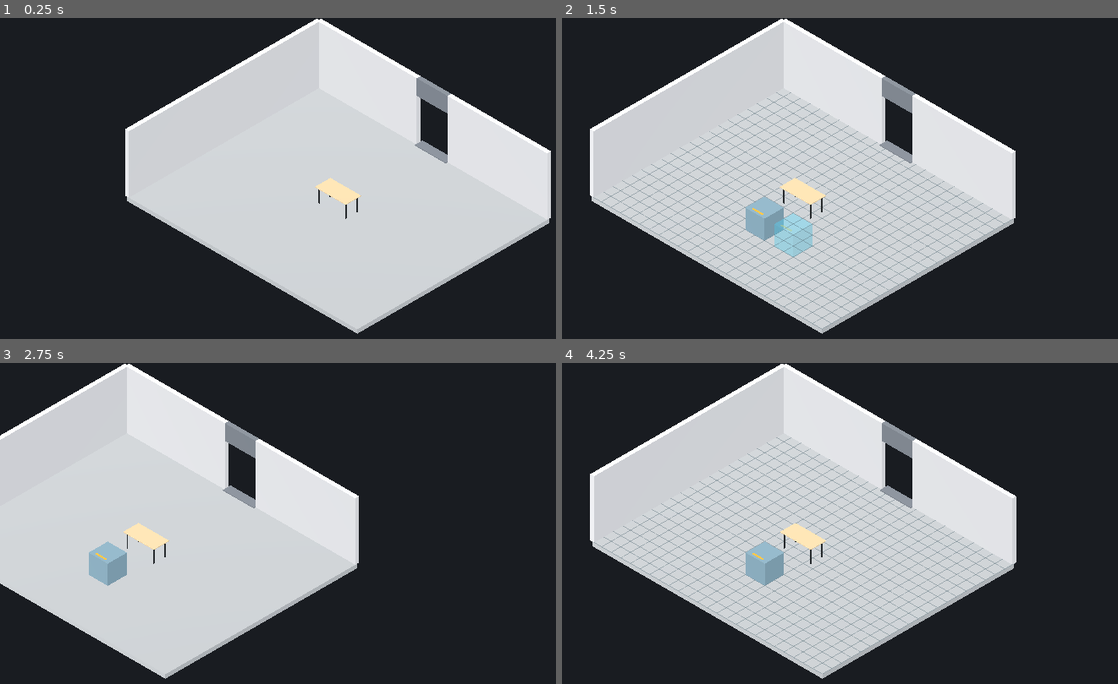
Above: before the commit, frames 1-4 (two rows, left to right).
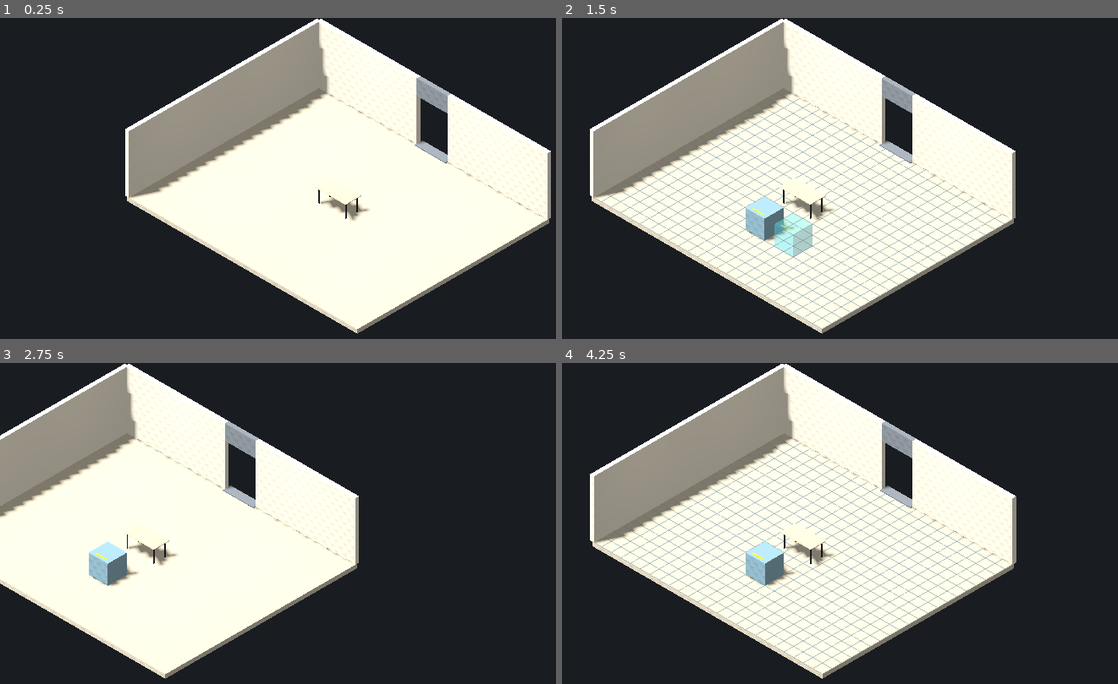
Above: after the commit, the same moments.

Repository: pestovstop-coder/Press
Game: Godot game, scene res://scenes/main.tscn
The game is run twice, just before and just after one commit, with the same random seed, the same clock (stepped at 60 frames per second) and the same inputs.
Inputs (mouse positions are in pixels of both pictures, inside the frame that each line leads up to):
- Up to frame 1 (0.25 s): no input
- Up to frame 2 (1.5 s): tap Enter at 0.5 s; move the mouse to (1051, 188) at 0.52 s; hold D 0.53-1.25 s; tap B at 0.6 s; click (1051, 188) at 0.67 s; drag from (762, 226) to (867, 284) at 1.27 s
- Up to frame 3 (2.75 s): tap Space at 2 s; move the mouse to (405, 468) at 2.02 s; hold D from 2.03 s (still down); tap B at 2.1 s
- Up to frame 4 (4.25 s): release D at 2.75 s; drag from (867, 629) to (695, 494) at 2.77 s; tap Enter at 3.5 s; move the mouse to (1101, 610) at 3.52 s; hold A from 3.53 s (still down); tap B at 3.6 s

The runs differ from the first frame. In frame 1, 43% of the frame differs, in the area x 22-100%, y 1-99%; in frame 2, 43%; in frame 3, 39%; in frame 4, 43%.

Commit message:
TASK 005: floor and lighting pass
Co-authored-by: arena-agent <297053741+arena-agent@users.noreply.github.com>

Diff:
--- a/assets/materials/floor.tres
+++ b/assets/materials/floor.tres
@@ -1,7 +1,17 @@
-[gd_resource type="StandardMaterial3D" format=3]
+[gd_resource type="StandardMaterial3D" load_steps=2 format=3]
 
-; Neutral temporary material — floor. Replace freely when real assets arrive.
+; TASK 005: commercial PVC linoleum, temporary visual reference.
+; Authored seamless 128px tile: #B7B1A3 with subtle grey/sand variation.
+; World triplanar mapping: 2 repeats/metre = 0.5m tile, independent of BoxMesh UVs.
+[ext_resource type="Texture2D" path="res://assets/materials/textures/linoleum_speckle.png" id="1_linoleum"]
+
 [resource]
-albedo_color = Color(0.68, 0.70, 0.72, 1)
-roughness = 0.95
+albedo_color = Color(1, 1, 1, 1)
+albedo_texture = ExtResource("1_linoleum")
+roughness = 0.92
 metallic = 0.0
+metallic_specular = 0.25
+texture_filter = 5
+uv1_triplanar = true
+uv1_world_triplanar = true
+uv1_scale = Vector3(2, 2, 2)
--- a/assets/materials/wall.tres
+++ b/assets/materials/wall.tres
@@ -1,7 +1,7 @@
 [gd_resource type="StandardMaterial3D" format=3]
 
-; Neutral temporary material — walls. Replace freely when real assets arrive.
+; TASK 005: matte light grey-beige (#D4D0C5); no decorative texture.
 [resource]
-albedo_color = Color(0.82, 0.83, 0.85, 1)
-roughness = 0.9
+albedo_color = Color(0.831373, 0.815686, 0.772549, 1)
+roughness = 0.92
 metallic = 0.0
--- a/scenes/main.tscn
+++ b/scenes/main.tscn
@@ -32,8 +32,8 @@
 background_mode = 1
 background_color = Color(0.1, 0.11, 0.13, 1)
 ambient_light_source = 2
-ambient_light_color = Color(0.65, 0.68, 0.72, 1)
-ambient_light_energy = 0.7
+ambient_light_color = Color(0.96, 0.95, 0.92, 1)
+ambient_light_energy = 0.45
 ambient_light_sky_contribution = 0.0
 
 [node name="Main" type="Node3D"]
@@ -42,9 +42,16 @@
 environment = SubResource("Environment_room")
 
 [node name="Sun" type="DirectionalLight3D" parent="."]
-transform = Transform3D(0.819152, -0.42625, 0.383798, 0, 0.669131, 0.743145, -0.573576, -0.608749, 0.54812, 0, 0, 0)
-light_color = Color(1, 0.98, 0.95, 1)
-light_energy = 1.6
+; Steep, restrained daylight: shorter shadows; one shadow-casting source only.
+rotation_degrees = Vector3(-65, -25, 0)
+light_color = Color(1, 0.99, 0.97, 1)
+light_energy = 0.7
+shadow_enabled = true
+shadow_bias = 0.03
+shadow_normal_bias = 0.5
+shadow_blur = 1.2
+directional_shadow_mode = 0
+directional_shadow_max_distance = 28.0
 
 [node name="TestRoom" type="Node3D" parent="."]
 
@@ -95,3 +102,39 @@
 
 [node name="OfficeDesk" parent="TestRoom" instance=ExtResource("6_desk")]
 position = Vector3(0, 0, 0)
+
+; Neutral-warm office fill, approximate 4000K impression (not calibrated CCT).
+; No fixture geometry, no omni shadow maps; four lights stay within GL limits.
+[node name="OfficeFill" type="Node3D" parent="."]
+
+[node name="PanelNW" type="OmniLight3D" parent="OfficeFill"]
+position = Vector3(-3, 2.8, -2.5)
+light_color = Color(1, 0.95, 0.88, 1)
+light_energy = 0.35
+omni_range = 7.0
+omni_attenuation = 1.5
+shadow_enabled = false
+
+[node name="PanelNE" type="OmniLight3D" parent="OfficeFill"]
+position = Vector3(3, 2.8, -2.5)
+light_color = Color(1, 0.95, 0.88, 1)
+light_energy = 0.35
+omni_range = 7.0
+omni_attenuation = 1.5
+shadow_enabled = false
+
+[node name="PanelSW" type="OmniLight3D" parent="OfficeFill"]
+position = Vector3(-3, 2.8, 2.5)
+light_color = Color(1, 0.95, 0.88, 1)
+light_energy = 0.35
+omni_range = 7.0
+omni_attenuation = 1.5
+shadow_enabled = false
+
+[node name="PanelSE" type="OmniLight3D" parent="OfficeFill"]
+position = Vector3(3, 2.8, 2.5)
+light_color = Color(1, 0.95, 0.88, 1)
+light_energy = 0.35
+omni_range = 7.0
+omni_attenuation = 1.5
+shadow_enabled = false
Binary file added: assets/materials/textures/linoleum_speckle.png
